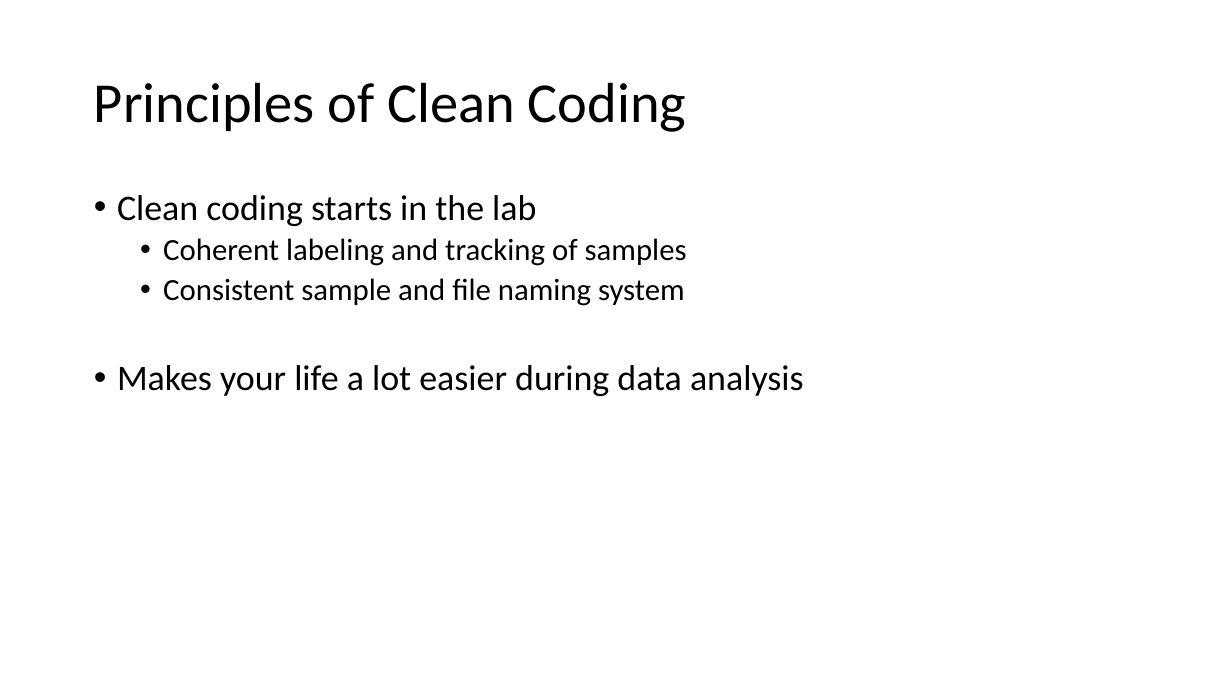
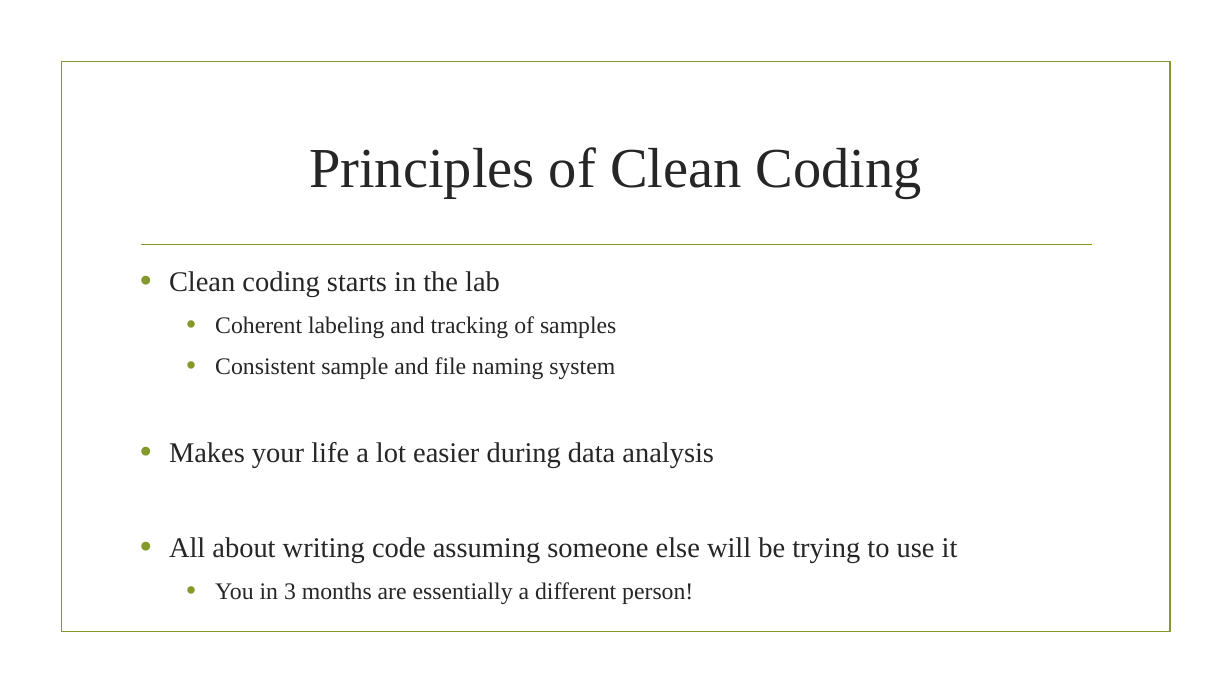
Before and after one commit to jstinzi/R-UNM-Biology-Workshop, a slide deck: slide 5 of Beginner Workshop/Introductory Concepts in R.pptx. Drawn at 1232x693 pixels with LibreOffice and Linux fonts; fonts in the diff are those of the drawing; background and template pictures are left out. Boxes give left, top, right and bottom in pixels: in the first picture for what was removed or moved away, otherwise in the second. Text is boxed around its words. In the diff, an @@ line names an element or a change of style, - is before the commit and + after.

```diff
--- a/Beginner Workshop/Introductory Concepts in R.pptx
+++ b/Beginner Workshop/Introductory Concepts in R.pptx
@@ rectangle added at (x1=61, y1=62, x2=1170, y2=632), outline #83992A 1.25 pt @@
@@ title "Principles of Clean Coding" moved from (x1=94, y1=82, x2=687, y2=132) to (x1=309, y1=147, x2=922, y2=198) @@
@@ title "Principles of Clean Coding" at (x1=309, y1=147, x2=922, y2=198): font Calibri to Times New Roman, text colour #000000 to #262626; alignment left to centre; line spacing 0.9 to 1 @@
@@ text "Clean coding starts in the ..." moved from (x1=117, y1=195, x2=804, y2=396) to (x1=169, y1=271, x2=958, y2=604) @@
@@ line added from (141, 245) to (1092, 245), #83992A 1.25 pt @@
@@ text at (x1=169, y1=271, x2=714, y2=468): size 28 to 22.2 pt in "Clean coding starts in the lab", "Makes your life a lot easier during ..."; font Calibri to Times New Roman, text colour #000000 to #262626 in "Clean coding starts in the lab", "Coherent labeling and tracking of samples", "Consistent sample and file naming system", "Makes your life a lot easier during ..."; size 24 to 18.5 pt in "Coherent labeling and tracking of samples", "Consistent sample and file naming system"; indent changed; line spacing 0.9 to 1; more space between paragraphs @@
@@ text at (x1=169, y1=537, x2=958, y2=604): paragraphs added @@
+• All about writing code assuming someone else will be trying to use it
+  • You in 3 months are essentially a different person!
```
Also in this commit, not shown: 8 other slides changed, 1 slide added, 1 slide removed, 2 other files.
